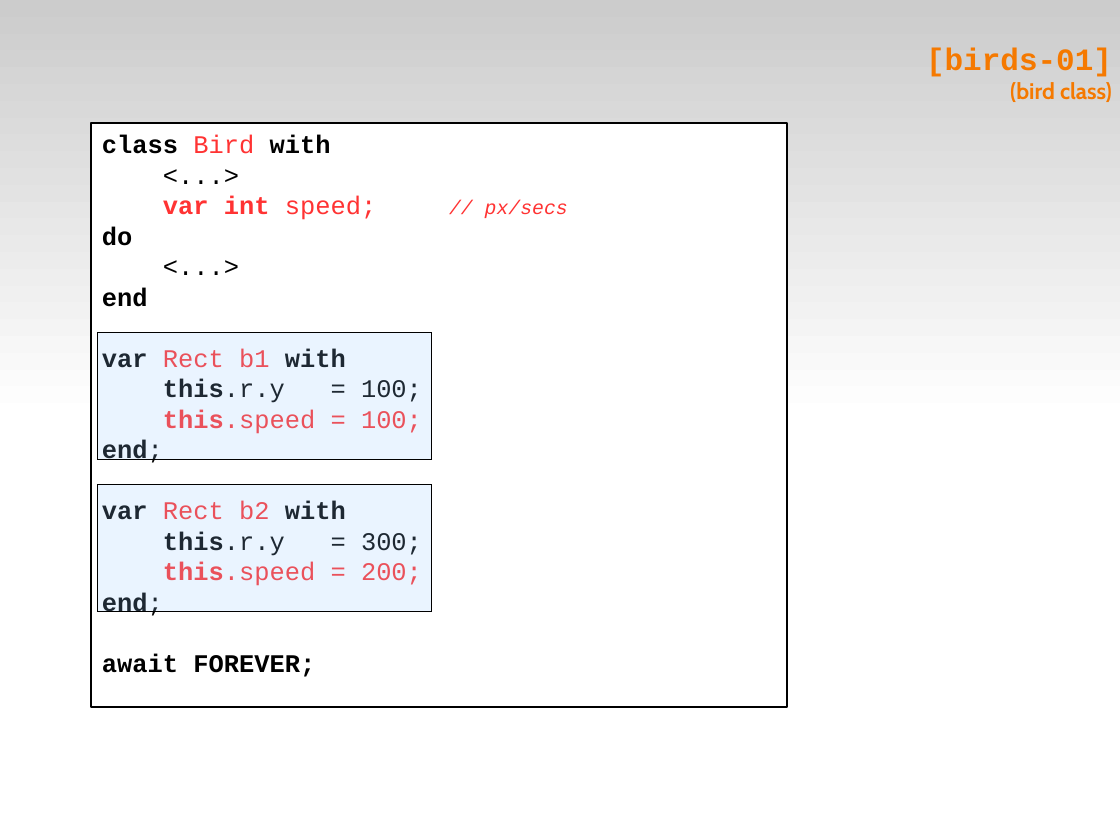
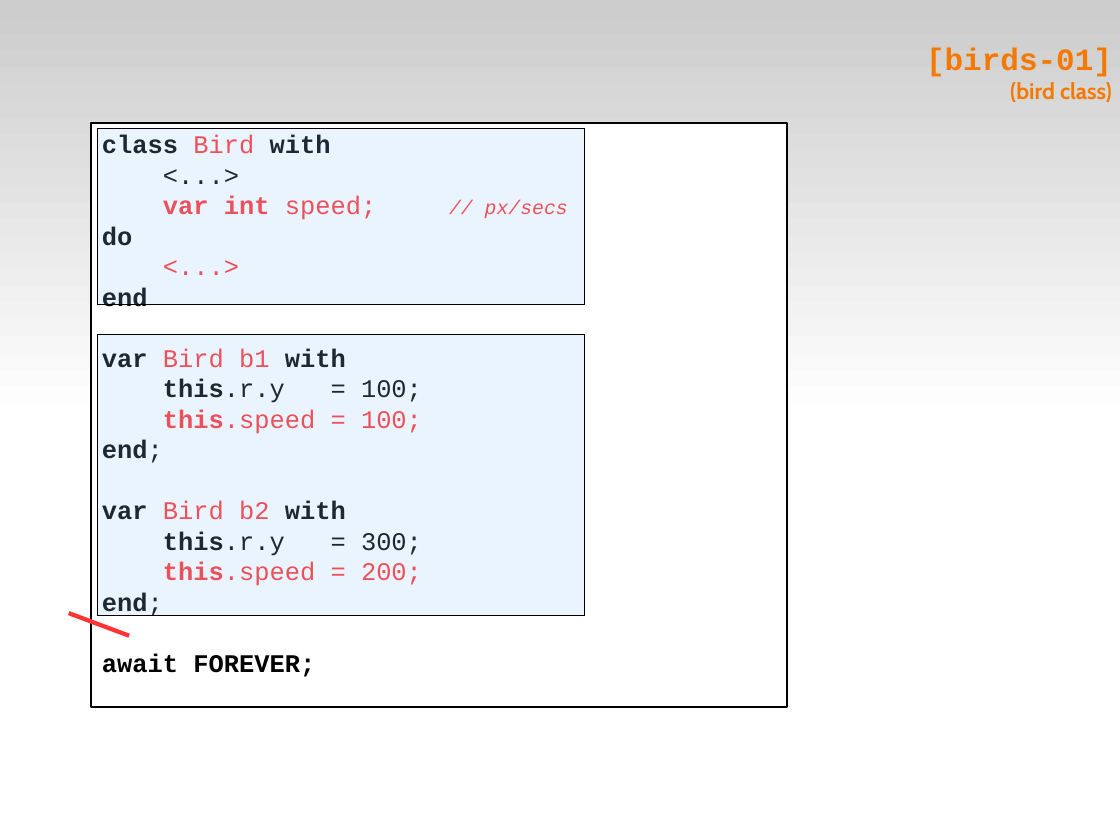
Before and after one commit to fsantanna-no/ceu-docs, a slide deck: slide 11 of ceu_stl.odp (slide 13 before the commit). Drawn at 1120x840 pixels with LibreOffice and Linux fonts; fonts in the diff are those of the drawing. Boxes give left, top, right and bottom in pixels: in the first picture for what was removed or moved away, otherwise in the second. Text is boxed around its words. In the diff, an @@ line names an element or a change of style, - is before the commit and + after.

```diff
--- a/ceu_stl.odp
+++ b/ceu_stl.odp
@@ rectangle "class Bird with" at bbox=[91, 123, 788, 708]: text colour #000000 to #FF3333 in "<...>" @@
@@ rectangle added at bbox=[98, 129, 584, 305], fill #99CCFF at 20% opacity, outline #000000 0 pt @@
@@ rectangle: place and size @@
-rectangle at bbox=[98, 485, 432, 612]
+rectangle at bbox=[98, 334, 584, 616]
@@ rectangle removed at bbox=[98, 333, 432, 460] @@
@@ text in rectangle at bbox=[102, 348, 346, 368]: text changed @@
-var Rect b1 with
+var Bird b1 with
@@ text in rectangle at bbox=[102, 501, 346, 520]: text changed @@
-var Rect b2 with
+var Bird b2 with
@@ line added from (69, 613) to (129, 636), #FF3333 3 pt @@
```
Also in this commit, not shown: 19 other slides changed, 2 slides added, 1 slide removed, 6 other files.
